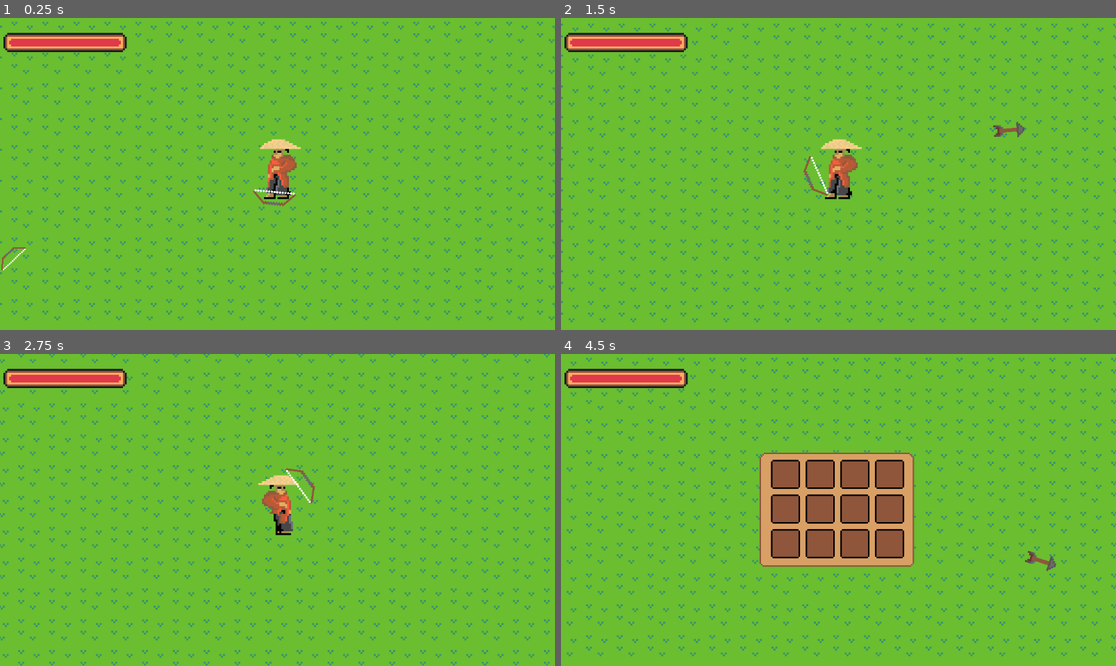
Above: before the commit, frames 1-4 (two rows, left to right).
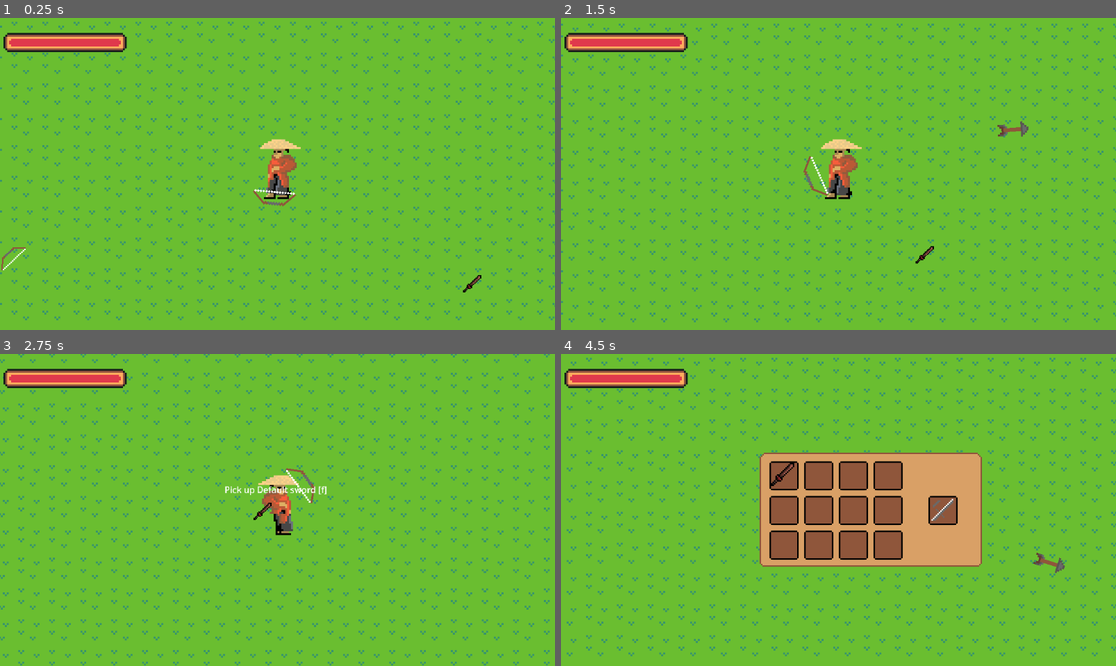
Above: after the commit, the same moments.

Repository: Dev-Karol1111/Shadow-of-the-Ronin
Game: Godot game, scene res://world/level.tscn
The game is run twice, just before and just after one commit, with the same random seed, the same clock (stepped at 60 frames per second) and the same inputs.
Inputs (mouse positions are in pixels of both pictures, inside the frame that each line leads up to):
- Up to frame 1 (0.25 s): no input
- Up to frame 2 (1.5 s): move the mouse to (960, 158) at 0.52 s; hold D (right) 0.53-1.28 s; click (960, 158) at 0.6 s; tap F (pick_up) at 0.8, 1.35 s; move the mouse to (727, 189) at 1.27 s; hold S (down) from 1.28 s (still down); click (727, 189) at 1.42 s
- Up to frame 3 (2.75 s): right-click (166, 525) at 1.55 s; move the mouse to (333, 441) at 2.02 s; release S (down) at 2.03 s; hold D (right) from 2.03 s (still down); right-click (333, 441) at 2.1 s; click (333, 441) at 2.3 s
- Up to frame 4 (4.5 s): move the mouse to (810, 572) at 2.77 s; release D (right) at 2.78 s; hold W (up) 2.78-3.53 s; click (810, 572) at 2.85 s; tap F (pick_up) at 3.05, 3.6 s; move the mouse to (1005, 556) at 3.52 s; hold A (left) from 3.53 s (still down); click (1005, 556) at 3.67 s; right-click (1005, 556) at 3.8 s; tap E (inventory) at 4.15 s; move the mouse to (672, 463) at 4.27 s; right-click (672, 463) at 4.35 s

The runs differ from the first frame. In frame 1, less than 0.1% of the frame differs, in the area x 83-87%, y 82-88%; in frame 2, 0.2%; in frame 3, 0.3%; in frame 4, 7.3%, in the area x 37-91%, y 31-71%.

Commit message:
Version 1.1

Diff:
--- a/project.godot
+++ b/project.godot
@@ -56,6 +56,11 @@
 "events": [Object(InputEventKey,"resource_local_to_scene":false,"resource_name":"","device":0,"window_id":0,"alt_presse …(189 unchanged characters)…
 ]
 }
+mouse_right_click={
+"deadzone": 0.2,
+"events": [Object(InputEventMouseButton,"resource_local_to_scene":false,"resource_name":"","device":-1,"window_id":0,"alt_pressed":false,"shift_pressed":false,"ctrl_pressed":false,"meta_pressed":false,"button_mask":0,"position":Vector2(0, 0),"global_position":Vector2(0, 0),"factor":1.0,"button_index":2,"canceled":false,"pressed":false,"double_click":false,"script":null)
+]
+}
 
 [rendering]
 
--- a/resources/items/Weapons/bow/bow.gd
+++ b/resources/items/Weapons/bow/bow.gd
@@ -2,7 +2,7 @@
 
 @onready var sprite: AnimatedSprite2D = $AnimatedSprite2D
 @onready var firing_point: Marker2D = $firing_point
-@onready var player = get_parent()
+@onready var player = get_parent().get_parent()
 
 @export var data: BowData
 
--- a/resources/items/Weapons/bow/bow_basic.gd
+++ b/resources/items/Weapons/bow/bow_basic.gd
@@ -6,3 +6,5 @@
 @export var arrow: PackedScene = preload("res://resources/items/Weapons/bow/arrow.tscn")
 @export var distance_from_player := 13
 @export var smooth_follow := 10.0
+
+var weapon_type = "bow"
--- a/resources/items/Weapons/bow/default/bow_default.tres
+++ b/resources/items/Weapons/bow/default/bow_default.tres
@@ -64,5 +64,6 @@
 smooth_follow = 10.0
 name = "Default bow"
 descryption = ""
+item_type = "Weapon"
 texture = SubResource("SpriteFrames_urpk7")
 metadata/_custom_type_script = "uid://dg0cxmavbynqt"
--- a/resources/items/Weapons/sword/default/default.tres
+++ b/resources/items/Weapons/sword/default/default.tres
@@ -69,5 +69,6 @@
 smooth_follow = 10.0
 name = "Default sword"
 descryption = ""
+item_type = "Weapon"
 texture = SubResource("SpriteFrames_ct8l7")
 metadata/_custom_type_script = "uid://blkc01jhka36p"
--- a/resources/items/Weapons/sword/sword.gd
+++ b/resources/items/Weapons/sword/sword.gd
@@ -2,7 +2,7 @@
 
 @export var item: SwordData
 
-@onready var player = get_parent()
+@onready var player = get_parent().get_parent()
 @onready var sprite: AnimatedSprite2D = $AnimatedSprite2D
 
 
--- a/resources/items/Weapons/sword/sword_basic.gd
+++ b/resources/items/Weapons/sword/sword_basic.gd
@@ -5,3 +5,5 @@
 @export var damage := 2
 @export var distance_from_player := 13
 @export var smooth_follow := 10.0
+
+var weapon_type = "sword"
--- a/resources/items/apple/apple.tres
+++ b/resources/items/apple/apple.tres
@@ -18,5 +18,6 @@
 script = ExtResource("1_pk6fb")
 name = "Apple"
 descryption = ""
+item_type = "Food"
 texture = SubResource("SpriteFrames_2xpbq")
 metadata/_custom_type_script = "uid://dcakwxn4em80p"
--- a/resources/player/player_inventory.tres
+++ b/resources/player/player_inventory.tres
@@ -1,69 +1,104 @@
-[gd_resource type="Resource" script_class="Inventory" load_steps=15 format=3 uid="uid://bd7qwu6m4apo1"]
+[gd_resource type="Resource" script_class="Inventory" load_steps=19 format=3 uid="uid://bd7qwu6m4apo1"]
 
-[ext_resource type="Script" uid="uid://dkaakqpv84ddy" path="res://ui/inventory/scripts/inventory.gd" id="1_fhgtu"]
-[ext_resource type="Script" uid="uid://csl22efopi6qt" path="res://ui/inventory/scripts/inventory_slot.gd" id="2_ptr4k"]
+[ext_resource type="Script" uid="uid://dkaakqpv84ddy" path="res://ui/inventory/scripts/inventory.gd" id="1_smxwc"]
+[ext_resource type="Script" uid="uid://csl22efopi6qt" path="res://ui/inventory/scripts/inventory_slot.gd" id="2_rsi0t"]
+[ext_resource type="Texture2D" uid="uid://g1b5o0b7qxgb" path="res://ui/inventory/assets/inv_slot.png" id="3_8naur"]
+[ext_resource type="Resource" uid="uid://do2kw1kv7nc8o" path="res://resources/items/Weapons/bow/default/bow_default.tres" id="4_hi0r4"]
+[ext_resource type="Texture2D" uid="uid://dsg7d2knncskm" path="res://ui/inventory/assets/inv_slot_weapon.png" id="4_qsa6g"]
 
 [sub_resource type="Resource" id="Resource_fi1x0"]
-script = ExtResource("2_ptr4k")
+script = ExtResource("2_rsi0t")
+slot_type = "Generic"
 amount = 0
+texture = ExtResource("3_8naur")
 metadata/_custom_type_script = "uid://csl22efopi6qt"
 
 [sub_resource type="Resource" id="Resource_65xq6"]
-script = ExtResource("2_ptr4k")
+script = ExtResource("2_rsi0t")
+slot_type = "Generic"
 amount = 0
+texture = ExtResource("3_8naur")
 metadata/_custom_type_script = "uid://csl22efopi6qt"
 
 [sub_resource type="Resource" id="Resource_3ih0p"]
-script = ExtResource("2_ptr4k")
+script = ExtResource("2_rsi0t")
+slot_type = "Generic"
 amount = 0
+texture = ExtResource("3_8naur")
 metadata/_custom_type_script = "uid://csl22efopi6qt"
 
 [sub_resource type="Resource" id="Resource_cwv8g"]
-script = ExtResource("2_ptr4k")
+script = ExtResource("2_rsi0t")
+slot_type = "Generic"
 amount = 0
+texture = ExtResource("3_8naur")
 metadata/_custom_type_script = "uid://csl22efopi6qt"
 
 [sub_resource type="Resource" id="Resource_pu72b"]
-script = ExtResource("2_ptr4k")
+script = ExtResource("2_rsi0t")
+slot_type = "Generic"
 amount = 0
+texture = ExtResource("3_8naur")
 metadata/_custom_type_script = "uid://csl22efopi6qt"
 
 [sub_resource type="Resource" id="Resource_cajua"]
-script = ExtResource("2_ptr4k")
+script = ExtResource("2_rsi0t")
+slot_type = "Generic"
 amount = 0
+texture = ExtResource("3_8naur")
 metadata/_custom_type_script = "uid://csl22efopi6qt"
 
 [sub_resource type="Resource" id="Resource_rfny4"]
-script = ExtResource("2_ptr4k")
+script = ExtResource("2_rsi0t")
+slot_type = "Generic"
 amount = 0
+texture = ExtResource("3_8naur")
 metadata/_custom_type_script = "uid://csl22efopi6qt"
 
 [sub_resource type="Resource" id="Resource_rdqbr"]
-script = ExtResource("2_ptr4k")
+script = ExtResource("2_rsi0t")
+slot_type = "Generic"
 amount = 0
+texture = ExtResource("3_8naur")
 metadata/_custom_type_script = "uid://csl22efopi6qt"
 
 [sub_resource type="Resource" id="Resource_7fytk"]
-script = ExtResource("2_ptr4k")
+script = ExtResource("2_rsi0t")
+slot_type = "Generic"
 amount = 0
+texture = ExtResource("3_8naur")
 metadata/_custom_type_script = "uid://csl22efopi6qt"
 
 [sub_resource type="Resource" id="Resource_1vmji"]
-script = ExtResource("2_ptr4k")
+script = ExtResource("2_rsi0t")
+slot_type = "Generic"
 amount = 0
+texture = ExtResource("3_8naur")
 metadata/_custom_type_script = "uid://csl22efopi6qt"
 
 [sub_resource type="Resource" id="Resource_3luym"]
-script = ExtResource("2_ptr4k")
+script = ExtResource("2_rsi0t")
+slot_type = "Generic"
 amount = 0
+texture = ExtResource("3_8naur")
 metadata/_custom_type_script = "uid://csl22efopi6qt"
 
 [sub_resource type="Resource" id="Resource_x0djo"]
-script = ExtResource("2_ptr4k")
+script = ExtResource("2_rsi0t")
+slot_type = "Generic"
 amount = 0
+texture = ExtResource("3_8naur")
+metadata/_custom_type_script = "uid://csl22efopi6qt"
+
+[sub_resource type="Resource" id="Resource_smxwc"]
+script = ExtResource("2_rsi0t")
+slot_type = "Weapon"
+item = ExtResource("4_hi0r4")
+amount = 0
+texture = ExtResource("4_qsa6g")
 metadata/_custom_type_script = "uid://csl22efopi6qt"
 
 [resource]
-script = ExtResource("1_fhgtu")
-slots = Array[ExtResource("2_ptr4k")]([SubResource("Resource_fi1x0"), SubResource("Resource_65xq6"), SubResource("Resource_3ih0p"), SubResource("Resource_cwv8g"), SubResource("Resource_pu72b"), SubResource("Resource_cajua"), SubResource("Resource_rfny4"), SubResource("Resource_rdqbr"), SubResource("Resource_7fytk"), SubResource("Resource_1vmji"), SubResource("Resource_3luym"), SubResource("Resource_x0djo")])
+script = ExtResource("1_smxwc")
+slots = Array[ExtResource("2_rsi0t")]([SubResource("Resource_fi1x0"), SubResource("Resource_65xq6"), SubResource("Resource_3ih0p"), SubResource("Resource_cwv8g"), SubResource("Resource_pu72b"), SubResource("Resource_cajua"), SubResource("Resource_rfny4"), SubResource("Resource_rdqbr"), SubResource("Resource_7fytk"), SubResource("Resource_1vmji"), SubResource("Resource_3luym"), SubResource("Resource_x0djo"), SubResource("Resource_smxwc")])
 metadata/_custom_type_script = "uid://dkaakqpv84ddy"
--- a/scenes/player.tscn
+++ b/scenes/player.tscn
@@ -1,13 +1,9 @@
-[gd_scene load_steps=17 format=3 uid="uid://k68qcxmordrt"]
+[gd_scene load_steps=13 format=3 uid="uid://k68qcxmordrt"]
 
 [ext_resource type="Script" uid="uid://fm4oflt0182k" path="res://scripts/player.gd" id="1_gmlin"]
 [ext_resource type="Texture2D" uid="uid://b3p3xyu5mwlvx" path="res://assets/gfx/characters/raiko/idle.png" id="2_gmlin"]
 [ext_resource type="Resource" uid="uid://bd7qwu6m4apo1" path="res://resources/player/player_inventory.tres" id="2_p47bc"]
 [ext_resource type="Texture2D" uid="uid://dhqnhicn8yk2v" path="res://assets/gfx/characters/raiko/run.png" id="4_lvxji"]
-[ext_resource type="PackedScene" uid="uid://bp6v0swfjotwg" path="res://resources/items/Weapons/sword/sword.tscn" id="4_p47bc"]
-[ext_resource type="PackedScene" uid="uid://jyh7q72uma6r" path="res://resources/items/Weapons/bow/bow.tscn" id="6_0owmy"]
-[ext_resource type="Resource" uid="uid://cqijog3bmf7w7" path="res://resources/items/Weapons/sword/default/default.tres" id="6_qek5x"]
-[ext_resource type="Resource" uid="uid://do2kw1kv7nc8o" path="res://resources/items/Weapons/bow/default/bow_default.tres" id="7_qek5x"]
 
 [sub_resource type="RectangleShape2D" id="RectangleShape2D_gmlin"]
 size = Vector2(23, 31)
@@ -80,10 +76,4 @@
 animation = &"run"
 autoplay = "idle"
 
-[node name="sword" parent="." instance=ExtResource("4_p47bc")]
-visible = false
-position = Vector2(11, -3)
-item = ExtResource("6_qek5x")
-
-[node name="bow" parent="." instance=ExtResource("6_0owmy")]
-data = ExtResource("7_qek5x")
+[node name="weapon_slot" type="Node2D" parent="."]
--- a/scripts/item_data.gd
+++ b/scripts/item_data.gd
@@ -5,5 +5,6 @@
 @export_category("Information")
 @export var name: String
 @export var descryption: String = ""
+@export_enum("Food", "Weapon") var item_type: String
 @export_category("graphic")
 @export var texture: SpriteFrames
--- a/scripts/player.gd
+++ b/scripts/player.gd
@@ -4,37 +4,61 @@
 
 signal health_changed
 
-const SPEED = 75.0
-@onready var sprite: AnimatedSprite2D = $AnimatedSprite2D
-@onready var sword: Area2D = $sword
+@export var speed = 75.0
 @export var inventory: Inventory
 @export var max_hp: int = 100
 
+@onready var weapon_slot: Node2D = $weapon_slot
+@onready var sprite: AnimatedSprite2D = $AnimatedSprite2D
+
 var current_hp
+var equiped_weapon
+var weapon
 
 func _ready() -> void:
 	current_hp = max_hp
+	equip_weapon()
 
 func _physics_process(_delta: float) -> void:
 	if Input.is_action_just_pressed("attack"):
-		sword.attack()
+		weapon.attack()
 
 	var direction_horizontal := Input.get_axis("left", "right")
 	if direction_horizontal:
 		sprite.flip_h = (direction_horizontal < 0)
 		sprite.play("run")
-		velocity.x = direction_horizontal * SPEED
+		velocity.x = direction_horizontal * speed
 	else:
 		sprite.play("idle")
-		velocity.x = move_toward(velocity.x, 0, SPEED)
+		velocity.x = move_toward(velocity.x, 0, speed)
 
 	var direction_vertical := Input.get_axis("up", "down")
 	if direction_vertical:
-		velocity.y = direction_vertical * SPEED
+		velocity.y = direction_vertical * speed
 	else:
-		velocity.y = move_toward(velocity.y, 0, SPEED)
+		velocity.y = move_toward(velocity.y, 0, speed)
 
 	move_and_slide()
+
+func _process(_delta: float) -> void:
+	equip_weapon()
+
+func equip_weapon():
+	var test_weapon = inventory.slots[12].item
+	if !test_weapon == equiped_weapon:
+		equiped_weapon = test_weapon
+		for wep in weapon_slot.get_children():
+			wep.queue_free()
+		if !equiped_weapon:
+			return
+		if equiped_weapon.weapon_type == "sword":
+			weapon = preload("res://resources/items/Weapons/sword/sword.tscn").instantiate()
+			weapon.item = equiped_weapon
+			weapon_slot.add_child(weapon)
+		elif equiped_weapon.weapon_type == "bow":
+			weapon = preload("res://resources/items/Weapons/bow/bow.tscn").instantiate()
+			weapon.data = equiped_weapon
+			weapon_slot.add_child(weapon)
 
 func player():
 	pass
--- a/ui/inventory/items/apple.tres
+++ /dev/null
@@ -1,10 +0,0 @@
-[gd_resource type="Resource" script_class="InventoryItem" load_steps=3 format=3 uid="uid://b6b8aosot0s4o"]
-
-[ext_resource type="Script" uid="uid://citu3133mmygc" path="res://ui/inventory/scripts/inventory_item.gd" id="1_cd3v3"]
-[ext_resource type="Texture2D" uid="uid://dhf3phjbek7bq" path="res://resources/items/apple/apple.png" id="2_cepck"]
-
-[resource]
-script = ExtResource("1_cd3v3")
-name = "Apple"
-texture = ExtResource("2_cepck")
-metadata/_custom_type_script = "uid://citu3133mmygc"
--- a/ui/inventory/scenes/inventory_ui.tscn
+++ b/ui/inventory/scenes/inventory_ui.tscn
@@ -15,7 +15,7 @@
 layout_mode = 0
 offset_left = -1.0
 offset_top = -4.0
-offset_right = 106.0
+offset_right = 153.0
 offset_bottom = 75.0
 scale = Vector2(3, 3)
 texture = ExtResource("1_lyi88")
@@ -26,16 +26,13 @@
 
 [node name="GridContainer" type="GridContainer" parent="NinePatchRect"]
 layout_mode = 1
-anchors_preset = 8
-anchor_left = 0.5
+anchors_preset = 4
 anchor_top = 0.5
-anchor_right = 0.5
 anchor_bottom = 0.5
-offset_left = -45.5
-offset_top = -34.1667
-offset_right = 46.5
-offset_bottom = 33.8333
-grow_horizontal = 2
+offset_left = 7.0
+offset_top = -34.0
+offset_right = 99.0
+offset_bottom = 34.0
 grow_vertical = 2
 columns = 4
 
@@ -74,3 +71,11 @@
 
 [node name="inventory_ui_slot12" parent="NinePatchRect/GridContainer" instance=ExtResource("2_aut80")]
 layout_mode = 2
+
+[node name="inventory_ui_slot_weapon" parent="NinePatchRect" instance=ExtResource("2_aut80")]
+layout_mode = 2
+anchors_preset = 0
+offset_left = 117.0
+offset_top = 30.3333
+offset_right = 137.0
+offset_bottom = 50.3333
--- a/ui/inventory/scenes/inventory_ui_slot.tscn
+++ b/ui/inventory/scenes/inventory_ui_slot.tscn
@@ -5,8 +5,9 @@
 
 [node name="inventory_ui_slot" type="Panel"]
 custom_minimum_size = Vector2(20, 20)
-offset_right = 16.0
-offset_bottom = 16.0
+offset_right = 20.0
+offset_bottom = 20.0
+mouse_filter = 1
 script = ExtResource("1_ublxk")
 
 [node name="Sprite2D" type="Sprite2D" parent="."]
@@ -17,8 +18,8 @@
 layout_mode = 0
 offset_left = -1.0
 offset_top = -1.0
-offset_right = 33.0
-offset_bottom = 29.0
+offset_right = 32.0
+offset_bottom = 26.0
 
 [node name="Panel" type="Panel" parent="CenterContainer"]
 layout_mode = 2
@@ -34,3 +35,41 @@
 offset_bottom = 22.0
 scale = Vector2(0.5, 0.5)
 text = "1"
+
+[node name="action" type="ColorRect" parent="."]
+z_index = 1
+z_as_relative = false
+layout_mode = 0
+offset_left = 14.0
+offset_top = 14.0
+offset_right = 58.0
+offset_bottom = 42.0
+mouse_filter = 2
+color = Color(0, 0, 0, 1)
+
+[node name="Line2D" type="Line2D" parent="action"]
+position = Vector2(17, 14)
+rotation = 1.5708
+points = PackedVector2Array(0, -27, 0, 17)
+width = 3.0
+
+[node name="Drop" type="Button" parent="action"]
+light_mask = 512
+visibility_layer = 512
+layout_mode = 0
+offset_top = 15.0
+offset_right = 110.0
+offset_bottom = 46.0
+scale = Vector2(0.4, 0.4)
+text = "DROP"
+
+[node name="Use" type="Button" parent="action"]
+layout_mode = 0
+offset_right = 110.0
+offset_bottom = 31.0
+scale = Vector2(0.4, 0.4)
+text = "USE"
+
+[connection signal="gui_input" from="." to="." method="_on_gui_input"]
+[connection signal="pressed" from="action/Drop" to="." method="_on_drop_pressed"]
+[connection signal="pressed" from="action/Use" to="." method="_on_use_pressed"]
--- a/ui/inventory/scripts/inventory.gd
+++ b/ui/inventory/scripts/inventory.gd
@@ -7,7 +7,8 @@
 @export var slots: Array[ InventorySlot ]
 
 func insert(item: ItemData):
-	var itemslots = slots.filter(func(slot): return slot.item == item)
+	var using_slots = slots.slice(0,12)
+	var itemslots = using_slots.filter(func(slot): return slot.item == item)
 	if !itemslots.is_empty():
 		itemslots[0].amount += 1
 	else:
@@ -16,3 +17,12 @@
 			emptyslots[0].item = item
 			emptyslots[0].amount = 1
 	update.emit()
+
+func remove(item: ItemData):
+	var itemslots = slots.filter(func(slot): return slot.item == item)
+	if !itemslots.is_empty():
+		if itemslots[0].amount > 1:
+			itemslots[0].amount -= 1
+		else:
+			itemslots[0].item = null
+	update.emit()
--- a/ui/inventory/scripts/inventory_item.gd
+++ /dev/null
@@ -1,6 +0,0 @@
-extends Resource
-
-class_name InventoryItem
-
-@export var name: String = ""
-@export var texture: Texture2D
--- a/ui/inventory/scripts/inventory_slot.gd
+++ b/ui/inventory/scripts/inventory_slot.gd
@@ -2,5 +2,10 @@
 
 class_name InventorySlot
 
+enum SlotType { GENERIC, HELMET, WEAPON }
+
+@export_enum("Generic", "Weapon") var slot_type: String = "Generic"
 @export var item: ItemData
 @export var amount: int
+
+@export var texture: Texture2D = preload("res://ui/inventory/assets/inv_slot.png")
--- a/ui/inventory/scripts/inventory_ui.gd
+++ b/ui/inventory/scripts/inventory_ui.gd
@@ -2,6 +2,8 @@
 
 @onready var inventory: Inventory = preload("res://resources/player/player_inventory.tres")
 @onready var slots: Array = $NinePatchRect/GridContainer.get_children()
+@onready var weapon_slot: Panel = $NinePatchRect/inventory_ui_slot_weapon
+
 
 var is_open = false
 
@@ -13,6 +15,8 @@
 func update_slots():
 	for i in range(min(inventory.slots.size(), slots.size())):
 		slots[i].update(inventory.slots[i])
+
+	weapon_slot.update(inventory.slots[12])
 
 func _process(_delta: float) -> void:
 	if Input.is_action_just_pressed("inventory"):
--- a/ui/inventory/scripts/inventory_ui_slot.gd
+++ b/ui/inventory/scripts/inventory_ui_slot.gd
@@ -1,10 +1,37 @@
 extends Panel
 
-
+@onready var background: Sprite2D = $Sprite2D
 @onready var item_visual: Sprite2D = $CenterContainer/Panel/item_display
 @onready var amount_text: Label = $CenterContainer/Panel/Label
+@onready var action: ColorRect = $action
+@onready var player: Player = $"/root/Level/Player"
+@onready var grid_container: GridContainer = $"/root/Level/CanvasLayer/Inventory_ui/NinePatchRect/GridContainer"
+@onready var inventory_ui_slot: Panel = $"."
+
+const pick_up_scene = preload("res://scenes/pick_up.tscn")
+var inv = preload("res://resources/player/player_inventory.tres")
+
+var is_action_opened
+var can_close_action_bar
+var item
+var slot_data
+
+func _ready() -> void:
+	is_action_opened = false
+	action.visible = false
+	can_close_action_bar = false
 
 func update(slot: InventorySlot):
+	item = slot.item
+	slot_data = slot
+	if !background == slot.texture:
+		background.texture = slot.texture
+	if slot.slot_type == "Weapon" and $action/Drop:
+		$action/Drop.queue_free()
+		$action/Line2D.queue_free()
+		$action/Use.text = "Unuse"
+		action.size.y = 12
+		amount_text.modulate.a = 0
 	if !slot.item:
 		item_visual.visible = false
 		amount_text.visible = false
@@ -14,3 +41,51 @@
 		if slot.amount > 1:
 			amount_text.visible = true
 		amount_text.text = str(slot.amount)
+
+func _process(_delta: float) -> void:
+	if Input.is_action_just_pressed("mouse_right_click") and is_action_opened and can_close_action_bar:
+		inventory_ui_slot.custom_minimum_size = Vector2(20,20)
+		is_action_opened = false
+		action.visible = false
+		can_close_action_bar = false
+		for slot in grid_container.get_children():
+			slot.mouse_filter = MOUSE_FILTER_STOP
+
+func _on_gui_input(event: InputEvent) -> void:
+	if event is InputEventMouseButton and event.pressed and event.button_index == MOUSE_BUTTON_RIGHT and !can_close_action_bar and item:# and item.amount > 0:
+		inventory_ui_slot.custom_minimum_size = Vector2(48,50)
+		for slot in grid_container.get_children():
+			slot.mouse_filter = MOUSE_FILTER_IGNORE
+		is_action_opened = !is_action_opened
+		action.visible = !action.visible
+		run_timer()
+
+func run_timer():
+	await get_tree().create_timer(0.1).timeout
+	can_close_action_bar = true
+
+
+func _on_use_pressed() -> void:
+	inventory_ui_slot.custom_minimum_size = Vector2(20,20)
+	action.visible = false
+	if slot_data.slot_type == "Generic":
+		if item.item_type == "Weapon":
+			if inv.slots[12].item:
+				var new_item = inv.slots[12].item
+				inv.slots[12].item = item
+				inv.remove(item)
+				inv.insert(new_item)
+			else:
+				inv.slots[12].item = item
+				inv.remove(item)
+	elif slot_data.slot_type == "Weapon":
+		inv.slots[12].item = null
+		inv.insert(item)
+func _on_drop_pressed() -> void:
+	inventory_ui_slot.custom_minimum_size = Vector2(20,20)
+	action.visible = false
+	var pick_up = pick_up_scene.instantiate()
+	pick_up.item = item
+	pick_up.position = player.position
+	get_tree().current_scene.add_child(pick_up)
+	inv.remove(item)
--- a/world/level.tscn
+++ b/world/level.tscn
@@ -9,6 +9,7 @@
 [ext_resource type="Texture2D" uid="uid://cpov53vbn6pht" path="res://assets/gfx/hp/healthbarUnder.png" id="6_jlhui"]
 [ext_resource type="Texture2D" uid="uid://2rsvqeyiye7k" path="res://assets/gfx/hp/healthbarProgress.png" id="7_lxkco"]
 [ext_resource type="PackedScene" uid="uid://cfc6auntqdxr1" path="res://scenes/pick_up.tscn" id="9_lxkco"]
+[ext_resource type="Resource" uid="uid://cqijog3bmf7w7" path="res://resources/items/Weapons/sword/default/default.tres" id="10_3vqyw"]
 
 [sub_resource type="TileSetAtlasSource" id="TileSetAtlasSource_71a5w"]
 texture = ExtResource("1_71a5w")
@@ -81,3 +82,8 @@
 
 [node name="PickUp" parent="." instance=ExtResource("9_lxkco")]
 position = Vector2(34, 158)
+
+[node name="PickUp2" parent="." instance=ExtResource("9_lxkco")]
+position = Vector2(272, 171)
+scale = Vector2(0.5625, 0.5625)
+item = ExtResource("10_3vqyw")
Binary file added: ui/inventory/assets/inv_slot_weapon.png
Not shown: 1 places in world/level.tscn that only renumber resources
Not shown, changed: chanchelog.md
